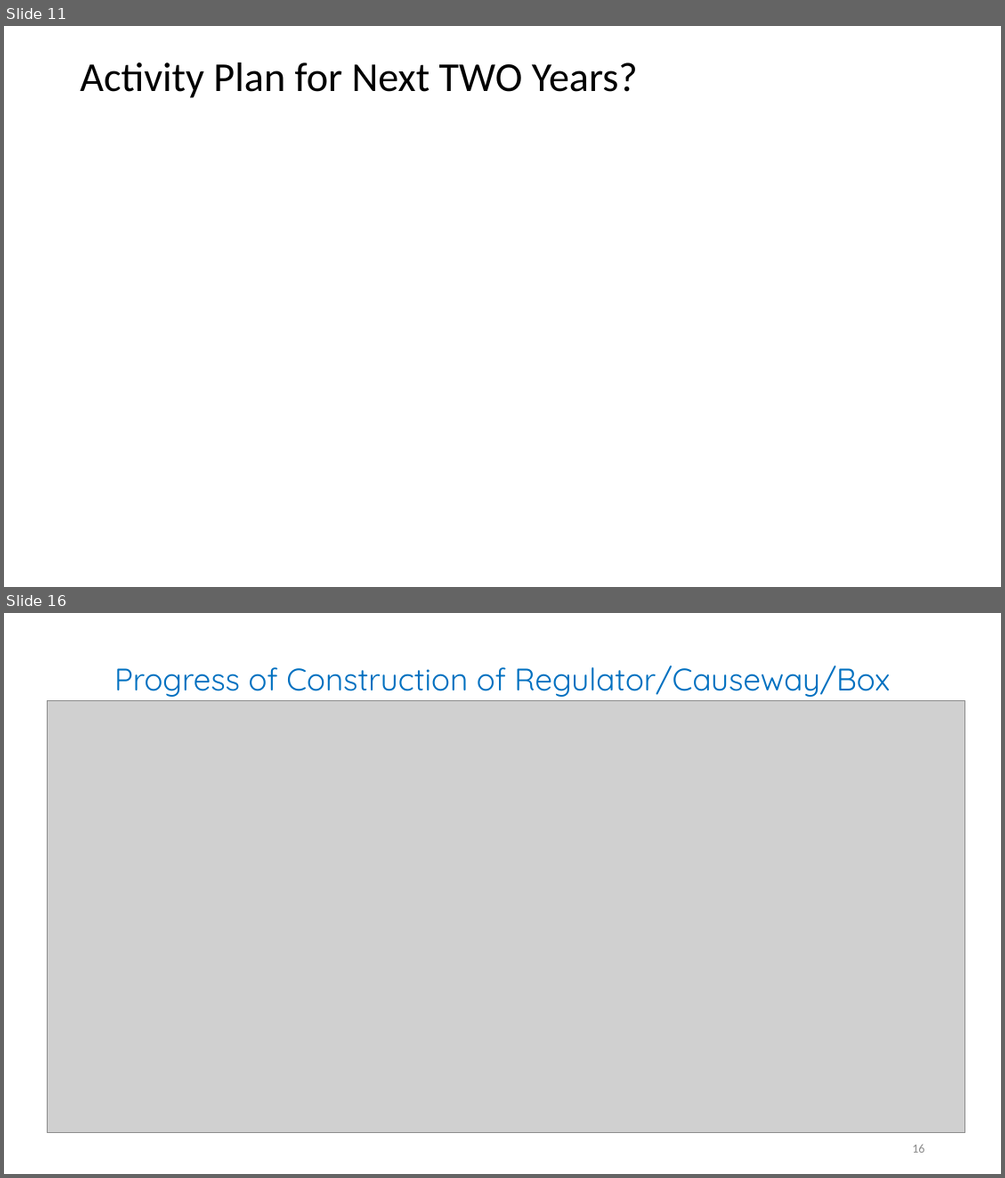
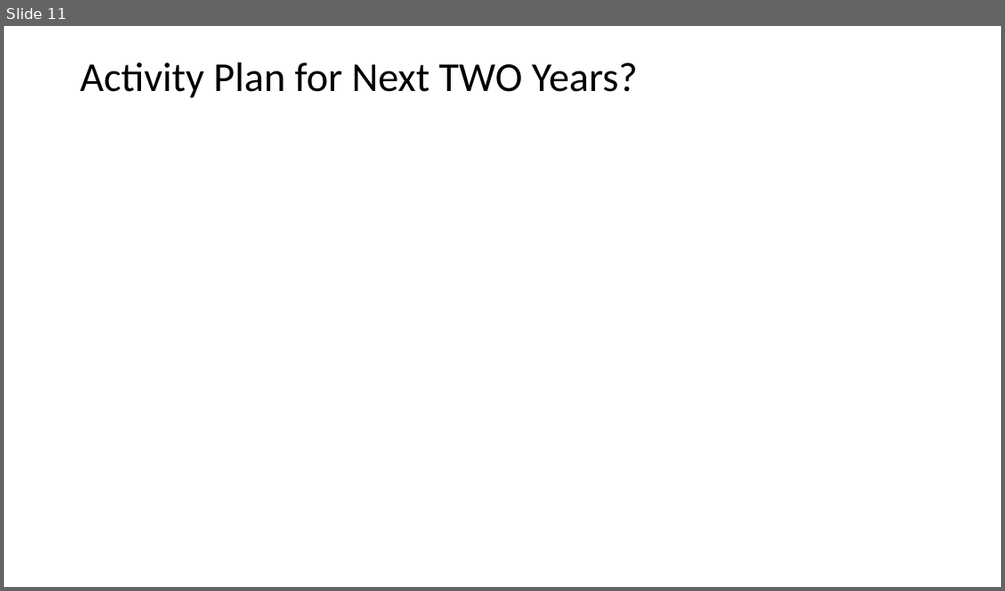
Before and after one commit to jakariapervez/cmis6, a slide deck: Civilworks cost/Work Schedule/PPT on Follow UP of JICA Meeting on 18_11_20202/Follow UP on JICA Meeting and Actions Required To Taken.pptx. Shown one above the other, each under a label of ours: slides 11 and 16 before the commit, slide 11 after it; the slides between them are not shown. The pictures are 1005x1178 and 1005x591 pixels, drawn with LibreOffice and Linux fonts; fonts in the diff are those of the drawing; grey boxes stand for pictures; background and template pictures are left out. Boxes give left, top, right and bottom in pixels: in the first picture for what was removed or moved away, otherwise in the second. Text is boxed around its words. In the diff, an @@ line names an element or a change of style, - is before the commit and + after.

```diff
--- a/Civilworks cost/Work Schedule/PPT on Follow UP of JICA Meeting on 18_11_20202/Follow UP on JICA Meeting and Actions Required To Taken.pptx
+++ b/Civilworks cost/Work Schedule/PPT on Follow UP of JICA Meeting on 18_11_20202/Follow UP on JICA Meeting and Actions Required To Taken.pptx
@@ slide 16 removed at (4, 613, 1001, 1174), background #FFFFFF @@
@@ title removed at (114, 666, 890, 701) @@
-Progress of Construction of Regulator/Causeway/Box Drainage Outlet
@@ picture removed at (48, 701, 965, 1133) @@
@@ page number removed at (912, 1144, 924, 1152) @@
-16
```
Also in this commit, not shown: 2 slides changed, 1 slide added, 10 other slides removed, 3 other files.
